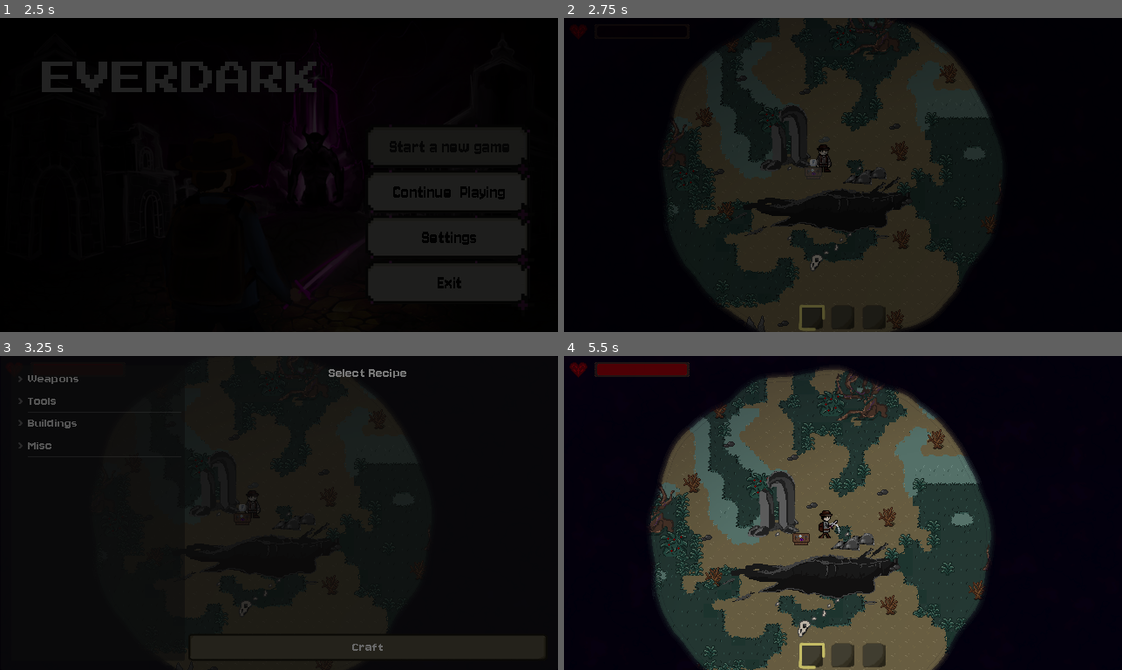
Above: before the commit, frames 1-4 (two rows, left to right).
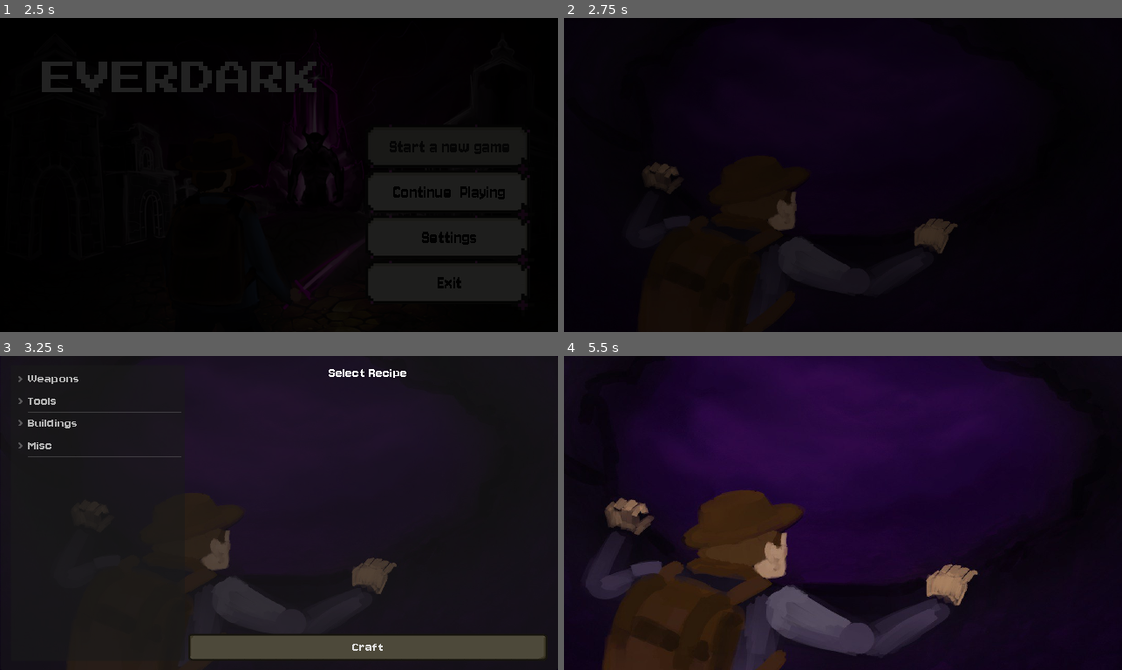
Above: after the commit, the same moments.

Repository: TimoRoggel/EverDark
Game: Godot game, scene res://UI/Main menu/main_menu.tscn
Same seed, same stepped clock (60 frames per second), same inputs: the game is played once before the commit and once after it. The engine's default icon, where the game draws it, is replaced by a stand-in: a white triangle on a blue panel in a dark square. Sound files missing from this copy of the repository are replaced by a short silence.
Inputs (mouse positions are in pixels of both pictures, inside the frame that each line leads up to):
- Up to frame 1 (2.5 s): click "Start a new game" at 0.5 s; click "Start a new game" at 1.25 s; click "OK" at 2 s
- Up to frame 2 (2.75 s): no input
- Up to frame 3 (3.25 s): tap Enter at 2.75 s; move the mouse to (401, 497) at 2.77 s; hold D (right) from 2.78 s (still down); hold F (interact) from 2.78 s (still down); tap R (eat) at 2.85 s; click (401, 497) at 2.92 s
- Up to frame 4 (5.5 s): release D (right) at 3.5 s; release F (interact) at 3.5 s; click "Craft" at 3.5 s; drag from (731, 528) to (831, 553) at 4.27 s; move the mouse to (898, 443) at 5.02 s; press the mouse at (898, 443) at 5.03 s; hold D (right) from 5.03 s (still down); tap F (interact) at 5.3 s

Frame 1 is identical in both runs. In frame 2, 28% of the frame differs, in the area x 1-79%, y 0-100%; in frame 3, 14%; in frame 4, 65%, in the area x 1-90%, y 0-100%.

Commit message:
opening cutscene

Diff:
--- a/Transitions/fade_layer.tscn
+++ b/Transitions/fade_layer.tscn
@@ -3,6 +3,7 @@
 [ext_resource type="PackedScene" uid="uid://vm13npqeqxdf" path="res://Transitions/fade.tscn" id="1_r6ayl"]
 
 [node name="FadeLayer" type="CanvasLayer"]
+process_mode = 3
 layer = 100
 
 [node name="Fade" parent="." instance=ExtResource("1_r6ayl")]
--- a/data/attacks.csv
+++ b/data/attacks.csv
@@ -16,4 +16,4 @@
 "14","stone_axe","uid://2k3liarzmpma","","uid://bhdrvobchrg0n","3","45","0","1","0.5","0.6","0.1","TRUE","0","0.2","0.25","0.1","0.1","1","8","TRUE","12","16","FALSE","","1","2","-1"
 "15","core_axe","uid://bghompyrwfrtq","","uid://bhdrvobchrg0n","5","40","0","1","0.5","0.7","0.1","TRUE","0","0.15","0.25","0.1","0.1","1","8","TRUE","12","16","FALSE","","2","2","-1"
 "16","lumin_axe","uid://cmjlkqxsnh4vj","","uid://bhdrvobchrg0n","10","35","0","1","0.5","0.8","0.1","TRUE","0","0.1","0.25","0.1","0.1","1","8","TRUE","12","16","FALSE","","3","2","-1"
-"17","arrow","uid://dytw55shhh52s","","uid://b50aimri34o25","0.5","15","0","240","0.5","3","0.1","TRUE","1","0.5","2.5","0.1","0","1","4","FALSE","6","8","FALSE","","0","0","31"
+"17","arrow","uid://dytw55shhh52s","","uid://b50aimri34o25","1.5","15","0","240","0.5","1.5","0.1","TRUE","4","0.65","2.5","0.1","0","1","4","FALSE","6","8","FALSE","","0","0","31"
--- a/data/recipes.csv
+++ b/data/recipes.csv
@@ -24,4 +24,4 @@
 "22","Cooked Mushroom","[22]","[21]","campfire","TRUE"
 "23","Cooked Berry","[23]","[12]","campfire","TRUE"
 "24","Bow","[30]","[18;18;18;18;18;18;18;18;18;18]","weapons","TRUE"
-"25","Arrow","[31]","[18;6]","weapons","TRUE"
+"25","Arrow","[31;31;31;31;31]","[18;6]","weapons","TRUE"
--- /dev/null
+++ b/resources/cutscenes/opening_cutscene.tres
@@ -0,0 +1,94 @@
+[gd_resource type="Resource" script_class="Cutscene" load_steps=27 format=3 uid="uid://nviqebyfck7g"]
+
+[ext_resource type="AudioStream" uid="uid://tusdkc4n7eej" path="res://audio/music/opening_cutscene.wav" id="1_4ymyg"]
+[ext_resource type="Script" uid="uid://cigghrhljfb3i" path="res://scripts/resources/cutscenes/cutscene_frame.gd" id="1_tsfns"]
+[ext_resource type="Script" uid="uid://uc3cowu6nk4c" path="res://scripts/resources/cutscenes/cutscene.gd" id="2_4g73k"]
+[ext_resource type="Texture2D" uid="uid://d14m8ww2cn4gw" path="res://graphics/cutscenes/opening_0.jpg" id="2_efjut"]
+[ext_resource type="Texture2D" uid="uid://drav0l75vaswr" path="res://graphics/cutscenes/opening_1.jpg" id="3_8fbce"]
+[ext_resource type="Script" uid="uid://cqf8ry8uv7fyr" path="res://scripts/resources/cutscenes/cutscene_transition.gd" id="3_jubw0"]
+[ext_resource type="Texture2D" uid="uid://b7ta0cckmqag2" path="res://graphics/cutscenes/opening_2.jpg" id="4_jubw0"]
+[ext_resource type="AudioStream" uid="uid://dcmre2g8xjn5" path="res://audio/sounds/player/hurt.wav" id="4_rl088"]
+[ext_resource type="Texture2D" uid="uid://c4g0rh6ry3erb" path="res://graphics/cutscenes/opening_3.jpg" id="5_7wuko"]
+[ext_resource type="Texture2D" uid="uid://bkxxxu3bc08xb" path="res://graphics/cutscenes/opening_4.jpg" id="6_0l2ho"]
+[ext_resource type="AudioStream" uid="uid://dwfwgrm6ia01k" path="res://audio/sounds/player/drop.wav" id="7_6tg64"]
+[ext_resource type="Texture2D" uid="uid://bfpq85iqcqqjr" path="res://graphics/cutscenes/opening_5.jpg" id="7_hfn1q"]
+[ext_resource type="Texture2D" uid="uid://18c58l627vea" path="res://graphics/cutscenes/opening_6.png" id="8_0woun"]
+[ext_resource type="AudioStream" uid="uid://bf5jo5ad5qwsu" path="res://audio/sounds/player/footstep_0.wav" id="9_j6shp"]
+[ext_resource type="AudioStream" uid="uid://buytc168e0tfc" path="res://audio/sounds/crafting_table/craft.wav" id="11_xdjct"]
+[ext_resource type="AudioStream" uid="uid://b4khlks6g7is0" path="res://audio/sounds/player/swing_sword.wav" id="13_w55qj"]
+[ext_resource type="AudioStream" uid="uid://cy1e2nfxb5flv" path="res://audio/sounds/enemy/death.wav" id="15_lnsrp"]
+[ext_resource type="AudioStream" uid="uid://dr6sn17qunu" path="res://audio/sounds/player/lumin_place.wav" id="17_0wqki"]
+
+[sub_resource type="Resource" id="Resource_7wuko"]
+script = ExtResource("3_jubw0")
+transition_type = 4
+metadata/_custom_type_script = "uid://cqf8ry8uv7fyr"
+
+[sub_resource type="Resource" id="Resource_kuga3"]
+script = ExtResource("1_tsfns")
+image = ExtResource("2_efjut")
+transition = SubResource("Resource_7wuko")
+sound = ExtResource("4_rl088")
+end_zoom = 1.2
+duration = 3.0
+metadata/_custom_type_script = "uid://cigghrhljfb3i"
+
+[sub_resource type="Resource" id="Resource_jaecw"]
+script = ExtResource("1_tsfns")
+image = ExtResource("3_8fbce")
+transition = SubResource("Resource_7wuko")
+sound = ExtResource("7_6tg64")
+start_zoom = 1.2
+duration = 3.0
+metadata/_custom_type_script = "uid://cigghrhljfb3i"
+
+[sub_resource type="Resource" id="Resource_4ymyg"]
+script = ExtResource("1_tsfns")
+image = ExtResource("4_jubw0")
+transition = SubResource("Resource_7wuko")
+sound = ExtResource("9_j6shp")
+start_zoom = 1.1
+duration = 1.5
+metadata/_custom_type_script = "uid://cigghrhljfb3i"
+
+[sub_resource type="Resource" id="Resource_rl088"]
+script = ExtResource("1_tsfns")
+image = ExtResource("5_7wuko")
+transition = SubResource("Resource_7wuko")
+sound = ExtResource("11_xdjct")
+end_zoom = 1.1
+duration = 0.75
+metadata/_custom_type_script = "uid://cigghrhljfb3i"
+
+[sub_resource type="Resource" id="Resource_6tg64"]
+script = ExtResource("1_tsfns")
+image = ExtResource("6_0l2ho")
+transition = SubResource("Resource_7wuko")
+sound = ExtResource("13_w55qj")
+start_zoom = 1.1
+duration = 0.5
+metadata/_custom_type_script = "uid://cigghrhljfb3i"
+
+[sub_resource type="Resource" id="Resource_j6shp"]
+script = ExtResource("1_tsfns")
+image = ExtResource("7_hfn1q")
+transition = SubResource("Resource_7wuko")
+sound = ExtResource("15_lnsrp")
+end_zoom = 1.3
+duration = 3.0
+metadata/_custom_type_script = "uid://cigghrhljfb3i"
+
+[sub_resource type="Resource" id="Resource_xdjct"]
+script = ExtResource("1_tsfns")
+image = ExtResource("8_0woun")
+transition = SubResource("Resource_7wuko")
+sound = ExtResource("17_0wqki")
+start_zoom = 1.2
+duration = 4.0
+metadata/_custom_type_script = "uid://cigghrhljfb3i"
+
+[resource]
+script = ExtResource("2_4g73k")
+background_audio = ExtResource("1_4ymyg")
+frames = Array[ExtResource("1_tsfns")]([SubResource("Resource_kuga3"), SubResource("Resource_jaecw"), SubResource("Resource_4ymyg"), SubResource("Resource_rl088"), SubResource("Resource_6tg64"), SubResource("Resource_j6shp"), SubResource("Resource_xdjct")])
+metadata/_custom_type_script = "uid://uc3cowu6nk4c"
--- a/scenes/levels/world.tscn
+++ b/scenes/levels/world.tscn
@@ -27,15 +27,15 @@
 glow_enabled = true
 glow_bloom = 1.0
 
+[sub_resource type="ShaderMaterial" id="ShaderMaterial_btahq"]
+shader = ExtResource("10_q418o")
+shader_parameter/highlighted = false
+
 [sub_resource type="ShaderMaterial" id="ShaderMaterial_px3xn"]
 shader = ExtResource("10_q418o")
 shader_parameter/highlighted = false
 
 [sub_resource type="ShaderMaterial" id="ShaderMaterial_8cjxf"]
-shader = ExtResource("10_q418o")
-shader_parameter/highlighted = false
-
-[sub_resource type="ShaderMaterial" id="ShaderMaterial_jtmcs"]
 shader = ExtResource("10_q418o")
 shader_parameter/highlighted = false
 
--- a/scripts/components/inventory_component.gd
+++ b/scripts/components/inventory_component.gd
@@ -15,7 +15,7 @@
 			controller.hotbar.visible = !container.visible
 	)
 	container.updated.connect(updated.emit)
-	SaveSystem.track("inventory", get_inventory, set_inventory.call_deferred, [])
+	SaveSystem.track("inventory", get_inventory, set_inventory.call_deferred, [[7, 1], [1, 1]])
 	#await get_tree().create_timer(0.25).timeout
 	#set_inventory([[0, 99], [24, 99]])
 
--- a/scripts/globals/cutscene_manager.gd
+++ b/scripts/globals/cutscene_manager.gd
@@ -1,24 +1,49 @@
 extends Node
 
 var overlay: CanvasLayer = CanvasLayer.new()
-var frame_texture: TextureRect = TextureRect.new()
+var frame_texture: TextureRect = null
+var cutscene_background_music: AudioStreamPlayer = null
+var cutscene_sound_player: AudioStreamPlayer = null
 
 func _ready() -> void:
 	process_mode = Node.PROCESS_MODE_ALWAYS
 	overlay.layer = 2
 	add_child(overlay)
-	overlay.add_child(frame_texture)
 	overlay.visible = false
+	cutscene_background_music = AudioStreamPlayer.new()
+	cutscene_background_music.bus = &"Music"
+	add_child(cutscene_background_music)
+	cutscene_sound_player = AudioStreamPlayer.new()
+	cutscene_sound_player.bus = &"SFX"
+	add_child(cutscene_sound_player)
+
+func _setup_frame(frame: CutsceneFrame) -> TextureRect:
+	var text_rect: TextureRect = TextureRect.new()
+	overlay.add_child(text_rect)
+	# Initialize settings
+	text_rect.texture = frame.image
+	text_rect.expand_mode = TextureRect.EXPAND_IGNORE_SIZE
+	text_rect.position = frame.start_position
+	text_rect.scale = Vector2.ONE * frame.start_zoom
+	text_rect.size = frame.size
+	if frame.centered:
+		text_rect.pivot_offset = text_rect.size / 2.0
+	return text_rect
 
 func play(cutscene: Cutscene) -> void:
 	overlay.visible = true
+	if cutscene.background_audio:
+		cutscene_background_music.stream = cutscene.background_audio
+		cutscene_background_music.play()
 	# Pause
 	var previous_paused: bool = get_tree().paused
 	get_tree().paused = true
 	# Show frames
-	for frame: CutsceneFrame in cutscene.frames:
-		if await show_cutscene_frame(frame, cutscene.skipable):
+	for i: int in cutscene.frames.size():
+		var frame: CutsceneFrame = cutscene.frames[i]
+		if await show_cutscene_frame(frame, i, cutscene):
 			break
+	cutscene_background_music.stop()
 	# Continue / next cutscene
 	if cutscene.next_cutscene:
 		play(cutscene.next_cutscene)
@@ -26,21 +51,46 @@
 		get_tree().paused = previous_paused
 		overlay.visible = false
 
-func show_cutscene_frame(frame: CutsceneFrame, can_skip: bool = false) -> bool:
-	# Initialize settings
-	frame_texture.texture = frame.image
-	frame_texture.position = frame.start_position
-	frame_texture.scale = Vector2.ONE * frame.start_zoom
+func show_cutscene_frame(frame: CutsceneFrame, index: int, cutscene: Cutscene) -> bool:
+	frame_texture = _setup_frame(frame)
 	# Create animation
 	var tween: Tween = create_tween()
 	tween.set_parallel(true)
 	tween.tween_property(frame_texture, "position", frame.end_position, frame.duration)
 	tween.tween_property(frame_texture, "scale", Vector2.ONE * frame.end_zoom, frame.duration)
 	tween.play()
+	# Sounds
+	if frame.sound:
+		cutscene_sound_player.stream = frame.sound
+		cutscene_sound_player.play()
 	# Check for skip
 	while tween.is_running():
 		await get_tree().process_frame
-		if can_skip && Input.is_action_just_pressed("debug"):
+		if cutscene.skipable && Input.is_action_just_pressed("debug"):
 			tween.stop()
 			return true
+	# Transition
+	if frame.transition:
+		# Find next texture and underlay it
+		var under_texture: TextureRect = null
+		if index + 1 < cutscene.frames.size():
+			under_texture = _setup_frame(cutscene.frames[index + 1])
+		elif cutscene.next_cutscene && cutscene.next_cutscene.frames.size() > 0:
+			under_texture = _setup_frame(cutscene.next_cutscene.frames[0])
+		if under_texture:
+			overlay.move_child(under_texture, 0)
+		# Setup transition
+		var trans_tween: Tween = create_tween().set_trans(frame.transition.transition_type).set_ease(frame.transition.easing)
+		trans_tween.tween_property(frame_texture, "modulate:a", 0.0, frame.transition.duration)
+		trans_tween.play()
+		# Check for skip
+		while trans_tween.is_running():
+			await get_tree().process_frame
+			if cutscene.skipable && Input.is_action_just_pressed("debug"):
+				trans_tween.stop()
+				if under_texture:
+					under_texture.queue_free()
+				return true
+		if under_texture:
+			under_texture.queue_free()
 	return false
--- a/scripts/globals/save_system.gd
+++ b/scripts/globals/save_system.gd
@@ -9,6 +9,7 @@
 var files: Dictionary[int, PlayerSaveObject] = {}
 
 var save_timer: Timer = Timer.new()
+var new_save: bool = false
 
 signal loaded_data
 
--- a/scripts/globals/world_state_saver.gd
+++ b/scripts/globals/world_state_saver.gd
@@ -1,12 +1,14 @@
 extends Node
 
 var dropped_items: Dictionary = {}
-var placed_items: Dictionary = { "initial_crafting_table": [3, Vector2(-12.0, 8.0)] }
+var placed_items: Dictionary = { "new_save": true, "initial_crafting_table": [3, Vector2(-12.0, 8.0)] }
 var destroyed_items: PackedStringArray = []
 var chest_contents: Dictionary = {}
+var new_save: bool = true
 
 func get_world_state() -> Dictionary:
 	return {
+		"new_save": new_save,
 		"dropped_items": dropped_items,
 		"placed_items": placed_items,
 		"destroyed_items": ArrayHelper.make_unique(destroyed_items),
@@ -16,6 +18,8 @@
 func set_world_state(state: Dictionary) -> void:
 	if state.is_empty():
 		return
+	print(state)
+	new_save = state.get("new_save", true)
 	dropped_items = state.get("dropped_items", {})
 	placed_items = state.get("placed_items", {})
 	destroyed_items = state.get("destroyed_items", [])
--- a/scripts/resources/cutscenes/cutscene.gd
+++ b/scripts/resources/cutscenes/cutscene.gd
@@ -1,5 +1,6 @@
 class_name Cutscene extends Resource
 
+@export var background_audio: AudioStream = null
 @export var skipable: bool = false
 @export var frames: Array[CutsceneFrame] = []
 @export var next_cutscene: Cutscene = null
--- a/scripts/resources/cutscenes/cutscene_frame.gd
+++ b/scripts/resources/cutscenes/cutscene_frame.gd
@@ -1,6 +1,12 @@
 class_name CutsceneFrame extends Resource
 
+@export_group("Info")
 @export var image: Texture2D = null
+@export var size: Vector2 = Vector2(640, 360)
+@export var centered: bool = true
+@export var transition: CutsceneTransition = null
+@export var sound: AudioStream = null
+@export_group("Movement")
 @export var start_position: Vector2 = Vector2.ZERO
 @export var end_position: Vector2 = Vector2.ZERO
 @export var start_zoom: float = 1.0
--- /dev/null
+++ b/scripts/resources/cutscenes/cutscene_transition.gd
@@ -0,0 +1,5 @@
+class_name CutsceneTransition extends Resource
+
+@export var duration: float = 0.25
+@export var easing: Tween.EaseType = Tween.EaseType.EASE_IN_OUT
+@export var transition_type: Tween.TransitionType = Tween.TransitionType.TRANS_LINEAR
--- a/scripts/tools/world_state.gd
+++ b/scripts/tools/world_state.gd
@@ -1,4 +1,12 @@
 class_name WorldState extends Node
 
+const OPENING_CUTSCENE = preload("uid://nviqebyfck7g")
+
 func _ready() -> void:
-	SaveSystem.track("world_state", WorldStateSaver.get_world_state, WorldStateSaver.set_world_state, {"placed_items": { "initial_crafting_table": [3, Vector2(-12.0, 8.0)] }})
+	SaveSystem.track("world_state", WorldStateSaver.get_world_state, WorldStateSaver.set_world_state, {"placed_items": { "initial_crafting_table": [3, Vector2(-12.0, 8.0)] }, "new_save": true})
+	await get_tree().physics_frame
+	await get_tree().physics_frame
+	await get_tree().physics_frame
+	if WorldStateSaver.new_save:
+		CutsceneManager.play(OPENING_CUTSCENE)
+	WorldStateSaver.new_save = false
Not shown, added: audio/music/opening_cutscene.wav.import
Binary file changed: graphics/characters/player/player_idle_side_view.png
Binary file changed: graphics/characters/player/player_movement_side.png
Binary file added: graphics/cutscenes/opening_0.jpg
Not shown, added: graphics/cutscenes/opening_0.jpg.import
Binary file added: graphics/cutscenes/opening_1.jpg
Not shown, added: graphics/cutscenes/opening_1.jpg.import
Binary file added: graphics/cutscenes/opening_2.jpg
Not shown, added: graphics/cutscenes/opening_2.jpg.import
Binary file added: graphics/cutscenes/opening_3.jpg
Not shown, added: graphics/cutscenes/opening_3.jpg.import
Binary file added: graphics/cutscenes/opening_4.jpg
(and 8 more such lines)
